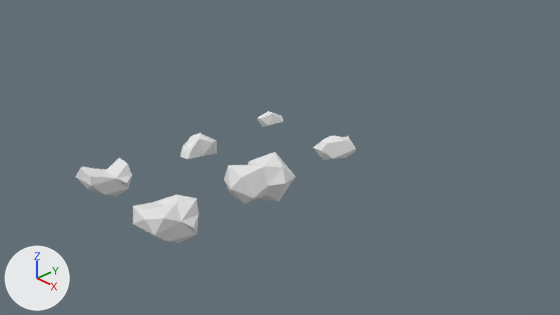
Renders of the Blender file objects/etc.blend from each side of a commit.
One viewpoint serves both versions: the file's camera 'Camera'. Lighting does not change. The marker at lower left points along +X, +Y and +Z.
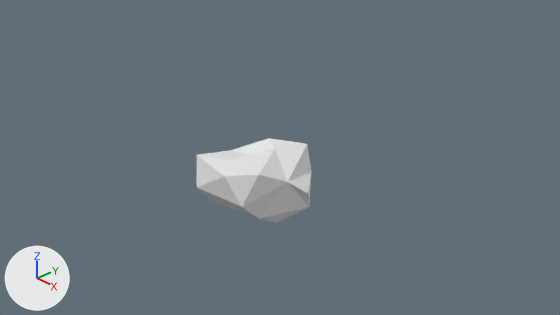
Boxes (x1, y1, x2, y2) around the edits, measured in the pictures (560 x 315 px):
'Icosphere', mesh rescaled, moved (72% wider, 72% taller)
    before: (133, 194, 199, 243)
    after: (197, 138, 311, 223)
'Icosphere.001', hidden
    before: (224, 152, 296, 204)
'Icosphere.002', hidden
    before: (75, 158, 132, 196)
'Cube.003', hidden
    before: (313, 136, 356, 160)
'Cube.001', hidden
    before: (180, 133, 217, 159)
'Cube.002', hidden
    before: (257, 111, 283, 127)

The edits, one by one:
me_icosphere_002 has 25 vertices, 46 faces and spans x -0.425..0.479, y -0.431..0.473, z -0.433..0.243.
me_icosphere_002 is used by ob_icosphere_002; location (-2.0, -2.0, 0.0).
me_icosphere_002 part 3: the whole mesh is scaled about its middle by 2, then moved by (0.049, 0.008, 0.009).
me_icosphere_001 has 22 vertices, 40 faces and spans x -0.507..0.507, y -0.662..0.606, z -0.468..0.342.
me_icosphere_001 is used by ob_icosphere_001; location (0.0, 0.0, 0.0).
me_icosphere_001 part 5: the whole mesh is scaled about its middle by 2, then moved by (-0.059, -0.02, -0.001).
me_icosphere has 25 vertices, 46 faces and spans x -0.5..0.505, y -0.486..0.593, z -0.478..0.257.
me_icosphere is used by ob_icosphere; location (0.0, -2.0, 0.0).
me_icosphere part 6: the whole mesh is scaled about its middle by 2, then moved by (0.016, -0.014, -0.064).
me_cube_004 has 21 vertices, 38 faces and spans x -0.303..0.408, y -0.32..0.603, z -0.256..0.209.
me_cube_004 is used by ob_cube_003; location (0.0, 2.0, 0.0).
me_cube_004 part 4: the whole mesh is scaled about its middle by 2, then moved by (0.006, -0.131, 0.067).
me_cube_003 has 12 vertices, 20 faces and spans x -0.294..0.258, y -0.171..0.375, z -0.225..0.125.
me_cube_003 is used by ob_cube_002; location (-2.0, 2.0, 0.0).
me_cube_003 part 1: the whole mesh is scaled about its middle by 2, then moved by (0.011, -0.144, 0.075).
me_cube_002 has 17 vertices, 30 faces and spans x -0.434..0.347, y -0.314..0.501, z -0.343..0.183.
me_cube_002 is used by ob_cube_001; location (-2.0, 0.0, 0.0).
me_cube_002 part 2: the whole mesh is scaled about its middle by 2, then moved by (-0.012, -0.122, 0.09).
Object 'Icosphere.002' (ob_icosphere_002) moves from (-2.0, -2.0, 0.0) to (0.0, 0.0, 0.0).
Object 'Icosphere.002' (ob_icosphere_002) is now hidden.
Object 'Icosphere.001' (ob_icosphere_001) is now hidden.
Object 'Icosphere' (ob_icosphere) moves from (0.0, -2.0, 0.0) to (0.0, 0.0, 0.0).
Object 'Cube.003' (ob_cube_003) moves from (0.0, 2.0, 0.0) to (0.0, 0.0, 0.0).
Object 'Cube.003' (ob_cube_003) is now hidden.
Object 'Cube.002' (ob_cube_002) moves from (-2.0, 2.0, 0.0) to (0.0, 0.0, 0.0).
Object 'Cube.002' (ob_cube_002) is now hidden.
Object 'Cube.001' (ob_cube_001) moves from (-2.0, 0.0, 0.0) to (0.0, 0.0, 0.0).
Object 'Cube.001' (ob_cube_001) is now hidden.
